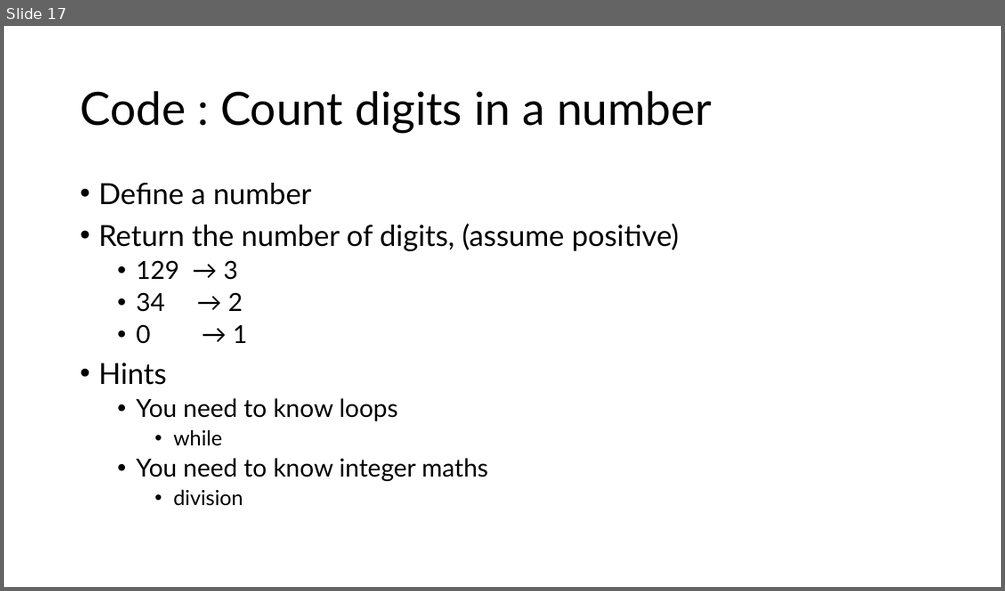
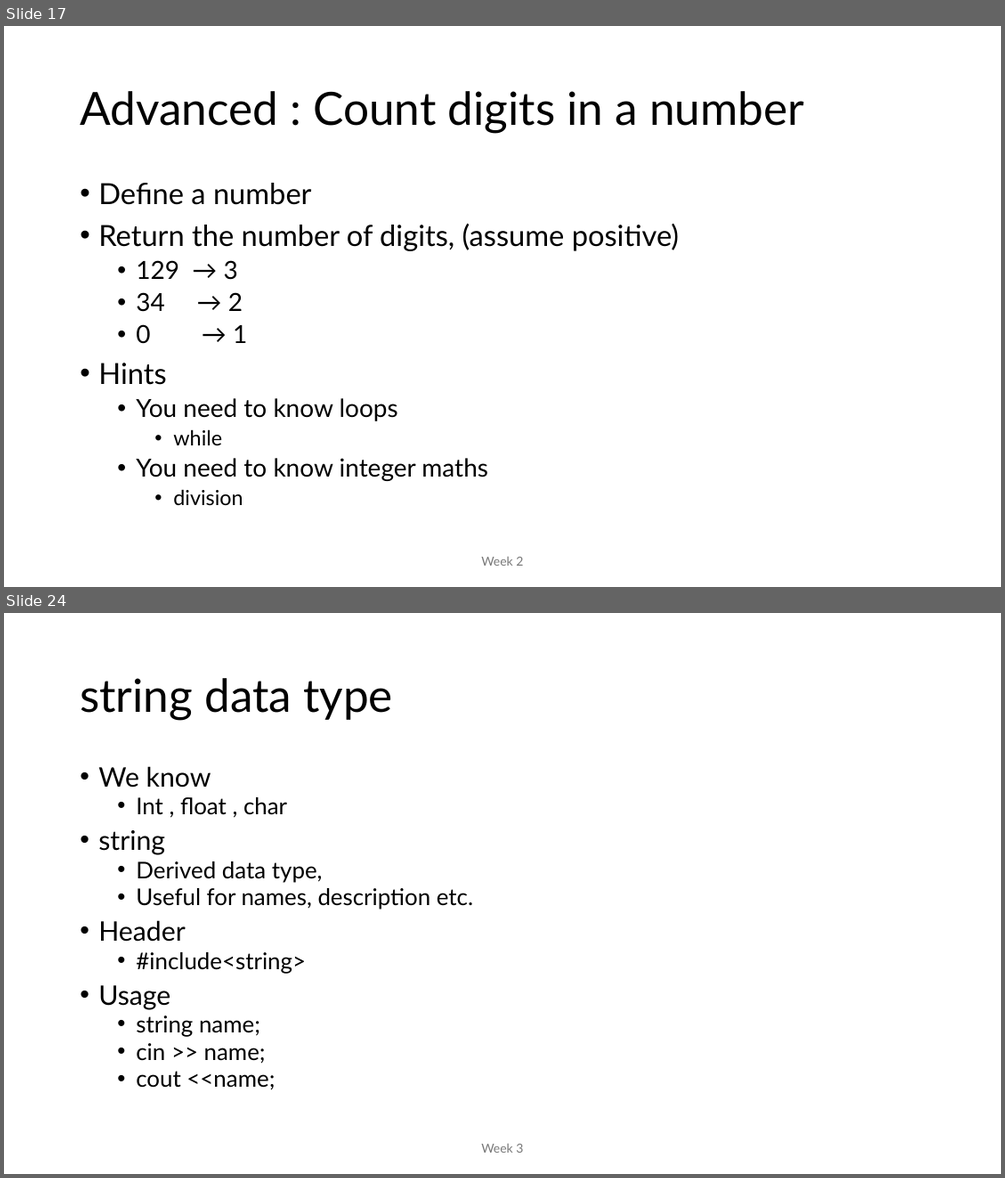
Before and after one commit to MoklaEducation/ems_fall_2025_cpp101, a slide deck: all/Intro to Programming_all.pptx. Shown one above the other, each under a label of ours: slide 17 before the commit, slides 17 and 24 after it; the slides between them are not shown. The pictures are 1005x591 and 1005x1178 pixels, drawn with LibreOffice and Linux fonts; fonts in the diff are those of the drawing. Boxes give left, top, right and bottom in pixels: in the first picture for what was removed or moved away, otherwise in the second. Text is boxed around its words. In the diff, an @@ line names an element or a change of style, - is before the commit and + after.

```diff
--- a/all/Intro to Programming_all.pptx
+++ b/all/Intro to Programming_all.pptx
@@ slide 24 added at (4, 613, 1001, 1174), background #FFFFFF @@
@@ title added at (80, 678, 393, 720), 44 pt, text #000000 @@
+string data type
@@ text added at (98, 766, 473, 1090), 22.2 pt, text #000000 @@
+• We know
+  • Int , float , char
+• string
+  • Derived data type,
+  • Useful for names, description etc.
+• Header
+  • #include<string>
+• Usage
+  • string name;
+  • cin >> name;
+  • cout <<name;
@@ text added at (481, 1143, 523, 1152), 12 pt, text #797979 @@
+Week 3
@@ slide 17 changed as well @@
@@ title at (80, 91, 804, 133): text changed @@
-Code : Count digits in a number
+Advanced : Count digits in a number
@@ text added at (481, 556, 523, 565), 12 pt, text #797979 @@
+Week 2
```
Also in this commit, not shown: 16 other slides changed, 9 other slides added, 2 other files.
